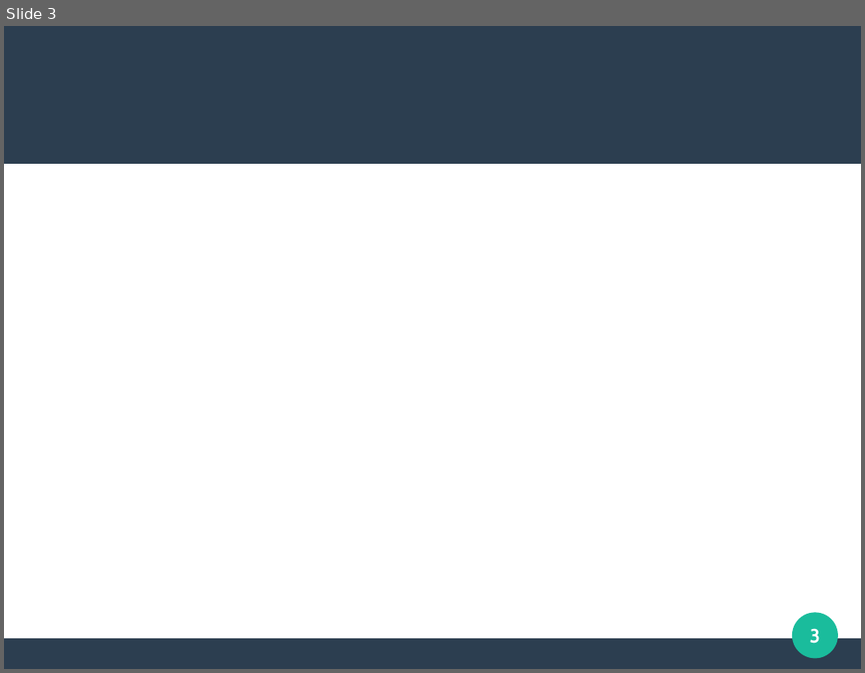
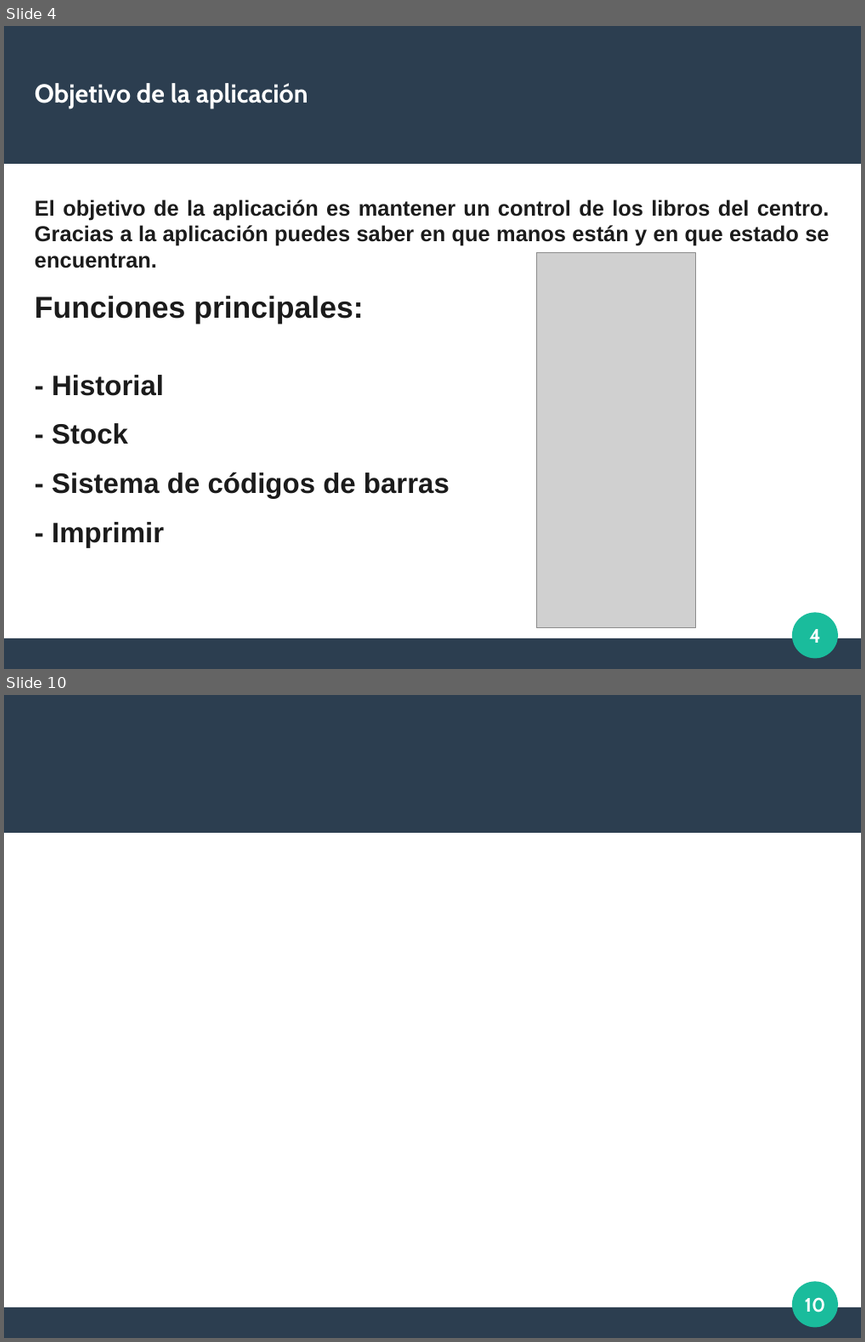
Before and after one commit to sharco-code/Red-Libros, a slide deck: Documentacion/presentacion.odp. Shown one above the other, each under a label of ours: slide 3 before the commit, slides 4 and 10 after it; the slides between them are not shown. The pictures are 865x673 and 865x1342 pixels, drawn with LibreOffice and Linux fonts; fonts in the diff are those of the drawing; grey boxes stand for pictures. Boxes give left, top, right and bottom in pixels: in the first picture for what was removed or moved away, otherwise in the second. Text is boxed around its words. In the diff, an @@ line names an element or a change of style, - is before the commit and + after.

```diff
--- a/Documentacion/presentacion.odp
+++ b/Documentacion/presentacion.odp
@@ slide 4 added at (x1=4, y1=26, x2=861, y2=669), background #FFFFFF; not listed: 3 template elements that a slide beside it also shows @@
@@ title added at (x1=35, y1=83, x2=308, y2=108), 24 pt, text #FFFFFF, bold @@
+Objetivo de la aplicación
@@ text added at (x1=35, y1=199, x2=829, y2=547), 20 pt, text #1B1B1B, bold @@
+El objetivo de la aplicación es mantener un control de los libros del centro. Gracias a la aplicación puedes saber en que manos están y en que estado se encuentran.
+Funciones principales:
+- Historial
+- Stock
+- Sistema de códigos de barras
+- Imprimir
@@ picture added at (x1=537, y1=252, x2=696, y2=628) @@
@@ page number added at (x1=809, y1=629, x2=820, y2=642), 18 pt, text #FFFFFF, bold @@
+4
@@ what was slide 3 is now slide 10 @@
@@ page number at (x1=805, y1=1297, x2=826, y2=1312): text changed @@
-3
+10
```
Also in this commit, not shown: 2 slides changed, 7 other slides added, 4 other files.
